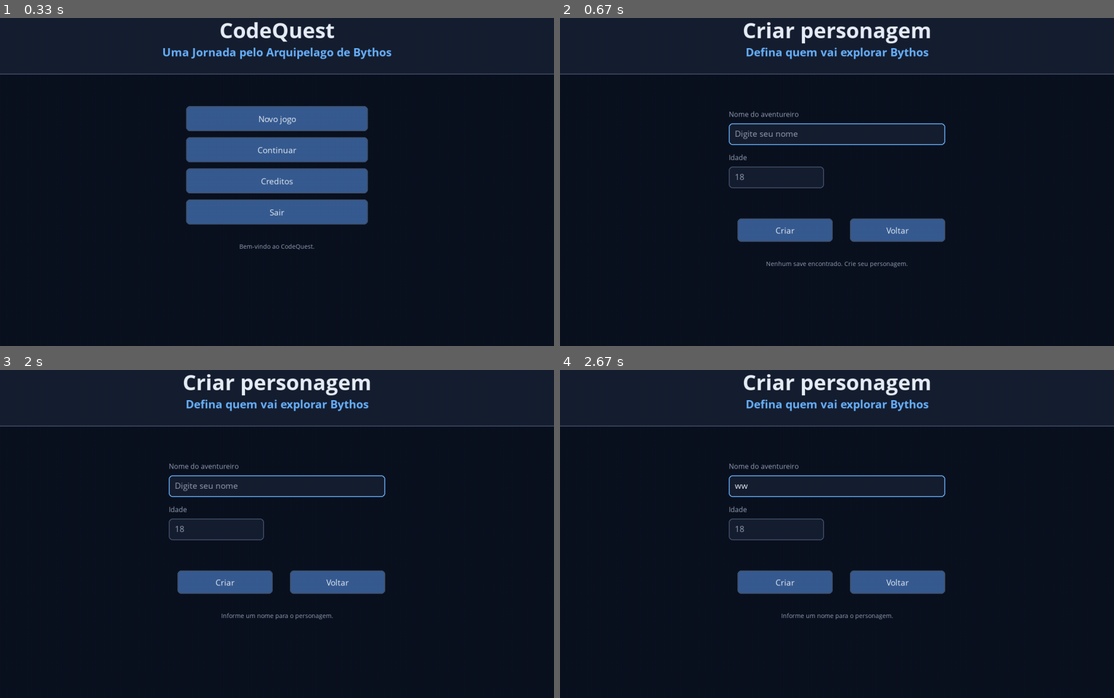
Above: before the commit, frames 1-4 (two rows, left to right).
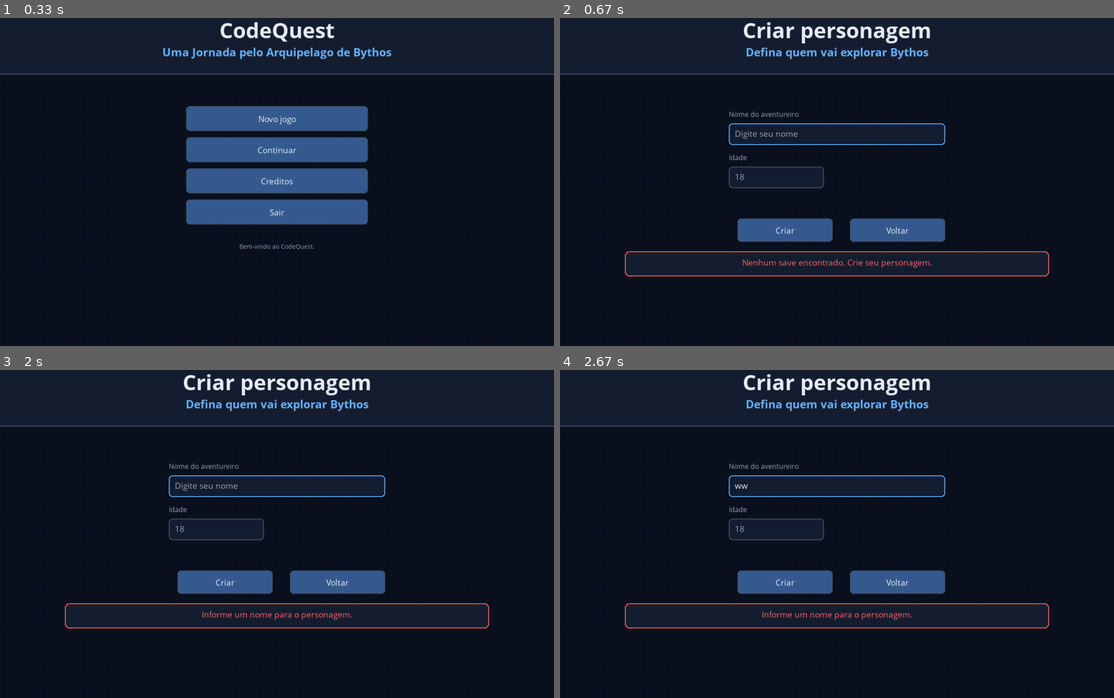
Above: after the commit, the same moments.

Repository: netojoseluizferreira-sys/CodeQuest
Game: pygame game, started from app.py
The game is run twice, just before and just after one commit, with the same random seed, the same clock (stepped at 60 frames per second) and the same inputs.
Inputs:
- Up to frame 1 (0.33 s): no input
- Up to frame 2 (0.67 s): click "Continuar" at 0.38 s
- Up to frame 3 (2 s): type "ann" at 0.67 s; tap Enter at 1, 1.88 s; click "Voltar" at 1.27 s; click "Novo jogo" at 1.6 s
- Up to frame 4 (2.67 s): tap W at 2.22, 2.62 s

Frame 1 is identical in both runs. In frame 2, 1.0% of the frame differs, in the area x 11-89%, y 71-79%; in frame 3, 0.9%; in frame 4, 0.9%.

Commit message:
Destaca feedback de acerto e erro

Diff:
--- a/pygame_client/menu_app.py
+++ b/pygame_client/menu_app.py
@@ -43,6 +43,7 @@
         self.running = True
         self.screen_name = "start"
         self.status_message = "Bem-vindo ao CodeQuest."
+        self.status_kind = "normal"
         self.usuario = carregar_usuario()
         self.credit_scroll = 0
         self.nome_input = ""
@@ -685,7 +686,37 @@
         Retorna:
             None.
         """
+        if self.status_kind in {"success", "error"}:
+            color = PALETTE.success if self.status_kind == "success" else PALETTE.error
+            font = self.font_body
+            linhas = quebrar_texto(self.status_message, font, self.content_width - 80)
+            linha_altura = font.get_linesize()
+            altura = max(58, (len(linhas) * linha_altura) + 24)
+            rect = pygame.Rect(self.content_x, y - altura // 2, self.content_width, altura)
+            pygame.draw.rect(self.screen, PALETTE.surface, rect, border_radius=10)
+            pygame.draw.rect(self.screen, color, rect, width=2, border_radius=10)
+            texto_y = rect.y + 12
+            for linha in linhas:
+                surface = font.render(linha, True, color)
+                surface_rect = surface.get_rect(center=(rect.centerx, texto_y + linha_altura // 2))
+                self.screen.blit(surface, surface_rect)
+                texto_y += linha_altura
+            return
+
         desenhar_texto_centralizado(self.screen, self.status_message, self.font_tiny, PALETTE.muted, y)
+
+    def _definir_status(self, mensagem, kind="normal"):
+        """Atualiza a mensagem de status e seu estilo visual.
+
+        Recebe:
+            mensagem: Texto que sera exibido no rodape ou banner.
+            kind: Tipo visual da mensagem: normal, success ou error.
+
+        Retorna:
+            None.
+        """
+        self.status_message = mensagem
+        self.status_kind = kind
 
     def _desenhar_rodape(self, texto):
         """Desenha rodape fixo na base da tela.
@@ -738,7 +769,7 @@
         self.nome_input = ""
         self.idade_input = ""
         self.active_field = "nome"
-        self.status_message = "Crie seu personagem para comecar uma nova jornada."
+        self._definir_status("Crie seu personagem para comecar uma nova jornada.")
         self.screen_name = "create"
 
     def _continuar(self):
@@ -752,7 +783,7 @@
         """
         self.usuario = carregar_usuario()
         if self.usuario is None:
-            self.status_message = "Nenhum save encontrado. Crie seu personagem."
+            self._definir_status("Nenhum save encontrado. Crie seu personagem.", "error")
             self.screen_name = "create"
             return
         self._abrir_hub()
@@ -768,19 +799,19 @@
         """
         nome = self.nome_input.strip()
         if not nome:
-            self.status_message = "Informe um nome para o personagem."
+            self._definir_status("Informe um nome para o personagem.", "error")
             return
         try:
             idade = int(self.idade_input)
         except ValueError:
-            self.status_message = "Informe uma idade numerica."
+            self._definir_status("Informe uma idade numerica.", "error")
             return
         if idade < 1 or idade > 120:
-            self.status_message = "A idade precisa estar entre 1 e 120."
+            self._definir_status("A idade precisa estar entre 1 e 120.", "error")
             return
 
         self.usuario = criar_usuario(nome, idade)
-        self.status_message = "Personagem criado. Escolha seu proximo destino."
+        self._definir_status("Personagem criado. Escolha seu proximo destino.", "success")
         self._abrir_hub()
 
     def _abrir_hub(self):
@@ -809,11 +840,11 @@
             None.
         """
         if carregar_usuario() is None:
-            self.status_message = "Crie um personagem antes de viajar."
+            self._definir_status("Crie um personagem antes de viajar.", "error")
             self.screen_name = "create"
             return
         self.screen_name = "worlds"
-        self.status_message = "Escolha um mundo para estudar."
+        self._definir_status("Escolha um mundo para estudar.")
 
     def _abrir_perfil(self):
         """Abre a tela de perfil.
@@ -850,20 +881,20 @@
         """
         self.usuario = carregar_usuario()
         if self.usuario is None:
-            self.status_message = "Crie um personagem antes de estudar."
+            self._definir_status("Crie um personagem antes de estudar.", "error")
             self.screen_name = "create"
             return
 
         self.aula = carregar_aula_pygame(MUNDO_ATIVO, AULA_ATIVA)
         self.exercicios = carregar_exercicios_pygame(MUNDO_ATIVO)
         if not self.aula:
-            self.status_message = "Nao foi possivel carregar a aula."
+            self._definir_status("Nao foi possivel carregar a aula.", "error")
             return
         self.trilha_indice = 0
         self.exercicio_indice = 0
         self.resposta_texto = ""
         self.exercicio_respondido = False
-        self.status_message = "Leia com calma e avance no seu ritmo."
+        self._definir_status("Leia com calma e avance no seu ritmo.")
         self.screen_name = "lesson"
 
     def _segmento_atual(self):
@@ -910,7 +941,7 @@
         self.exercicio_indice = 0
         self.resposta_texto = ""
         self.exercicio_respondido = False
-        self.status_message = "Continue sua jornada."
+        self._definir_status("Continue sua jornada.")
         if self._segmento_atual() is None:
             self.screen_name = "complete"
 
@@ -933,7 +964,7 @@
         else:
             self.resposta_texto = ""
             self.exercicio_respondido = False
-            self.status_message = "Proximo desafio."
+            self._definir_status("Proximo desafio.")
 
     def _responder_texto_livre(self):
         """Envia resposta textual do exercicio atual.
@@ -945,7 +976,7 @@
             None.
         """
         if not self.resposta_texto.strip():
-            self.status_message = "Digite uma resposta antes de enviar."
+            self._definir_status("Digite uma resposta antes de enviar.", "error")
             return
         self._responder_exercicio(self.resposta_texto)
 
@@ -961,11 +992,11 @@
         exercicio = self._exercicio_atual()
         self.usuario = carregar_usuario()
         if exercicio is None or self.usuario is None:
-            self.status_message = "Nao foi possivel responder agora."
+            self._definir_status("Nao foi possivel responder agora.", "error")
             return
 
         resultado = registrar_resposta(MUNDO_ATIVO, exercicio, resposta, self.usuario)
-        self.status_message = resultado["mensagem"]
+        self._definir_status(resultado["mensagem"], "success" if resultado["acertou"] else "error")
         if resultado["acertou"]:
             self.usuario = carregar_usuario()
             self.exercicio_respondido = True
@@ -1001,7 +1032,7 @@
             None.
         """
         self.screen_name = "start"
-        self.status_message = "Bem-vindo ao CodeQuest."
+        self._definir_status("Bem-vindo ao CodeQuest.")
 
     def _sair(self):
         """Encerra o loop principal.
--- a/pygame_client/palette.py
+++ b/pygame_client/palette.py
@@ -14,6 +14,7 @@
     primary_hover: tuple[int, int, int] = (71, 116, 181)
     accent: tuple[int, int, int] = (105, 179, 255)
     success: tuple[int, int, int] = (67, 199, 128)
+    error: tuple[int, int, int] = (255, 99, 99)
     gold: tuple[int, int, int] = (245, 190, 92)
     border: tuple[int, int, int] = (67, 82, 107)
 
